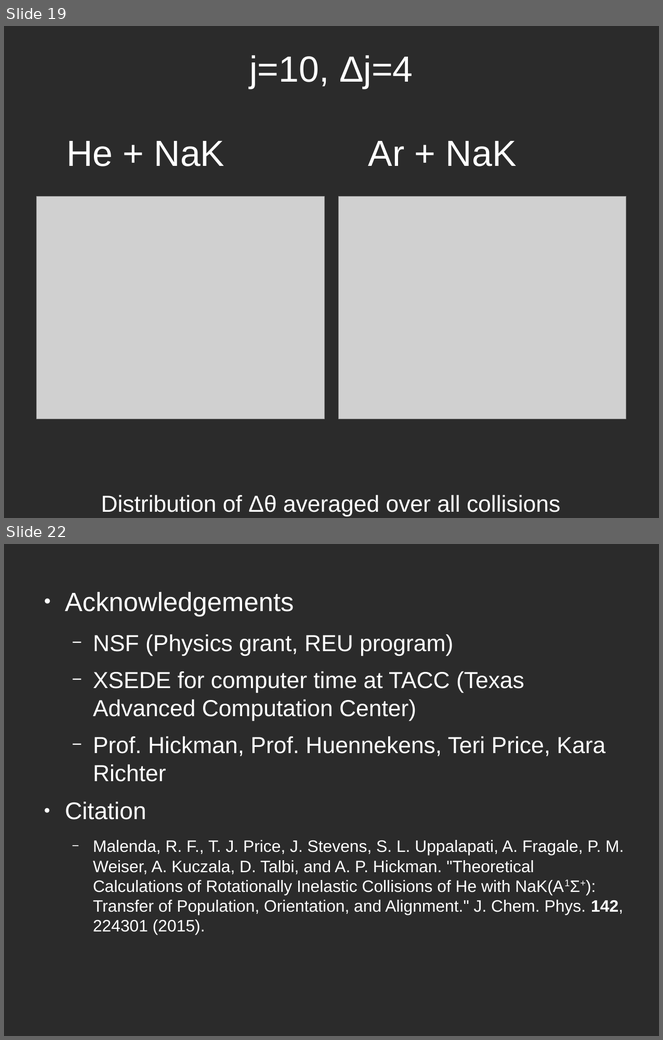
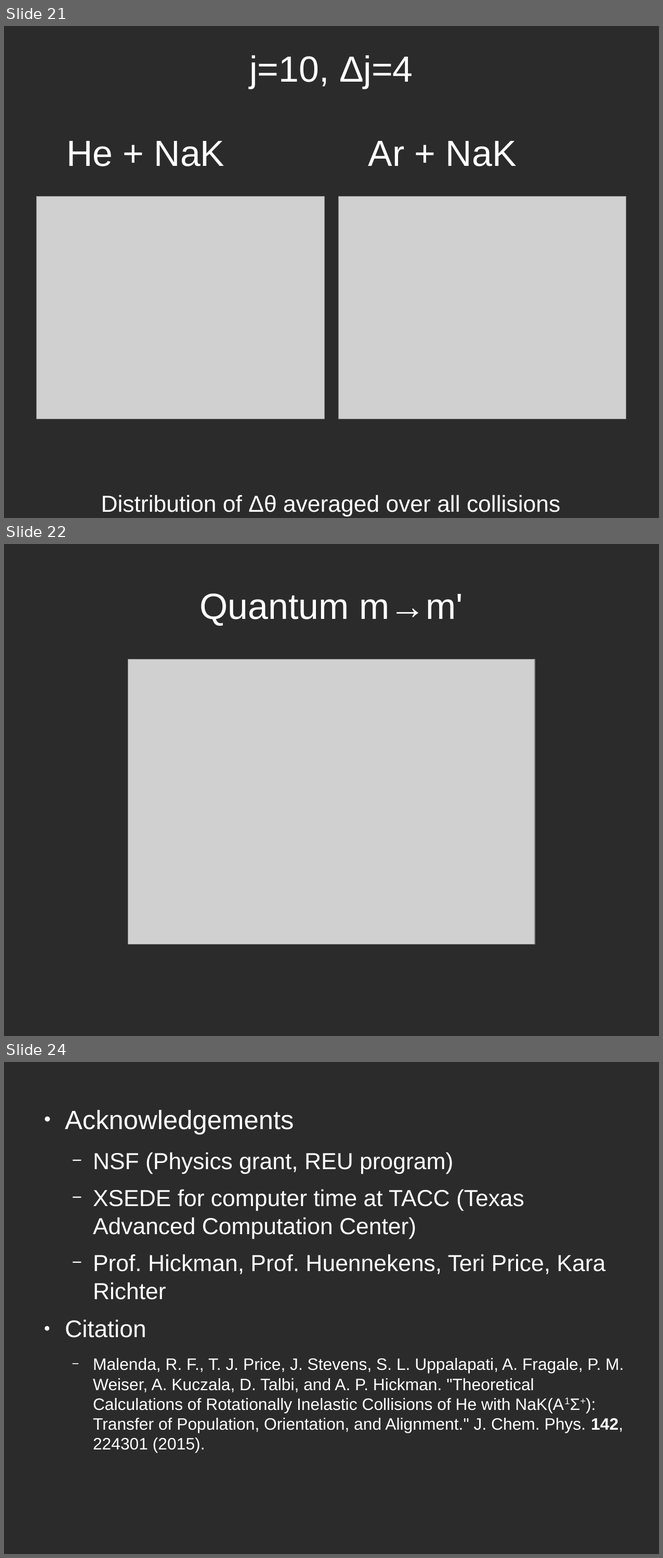
Before and after one commit to atowneND/HeNaK_Collisions, a slide deck: Presentation.odp. Shown one above the other, each under a label of ours: slides 19 and 22 before the commit, slides 21, 22 and 24 after it; the slides between them are not shown. The pictures are 663x1040 and 663x1558 pixels, drawn with LibreOffice and Linux fonts; fonts in the diff are those of the drawing; grey boxes stand for pictures; background and template pictures are left out; a plain dark background stands for a picture behind light text. Boxes give left, top, right and bottom in pixels: in the first picture for what was removed or moved away, otherwise in the second. Text is boxed around its words. In the diff, an @@ line names an element or a change of style, - is before the commit and + after.

```diff
--- a/Presentation.odp
+++ b/Presentation.odp
@@ slide 22 added at box(4, 544, 659, 1036), background picture (left out) @@
@@ title added at box(200, 593, 463, 626), 44 pt, text #FFFFFF @@
+Quantum m→m'
@@ picture added at box(128, 659, 535, 945) @@
@@ what was slide 19 is now slide 21 @@
@@ what was slide 22 is now slide 24 @@
```
Also in this commit, not shown: 1 slide changed, 2 other slides added, 1 slide removed, 1 other file.
